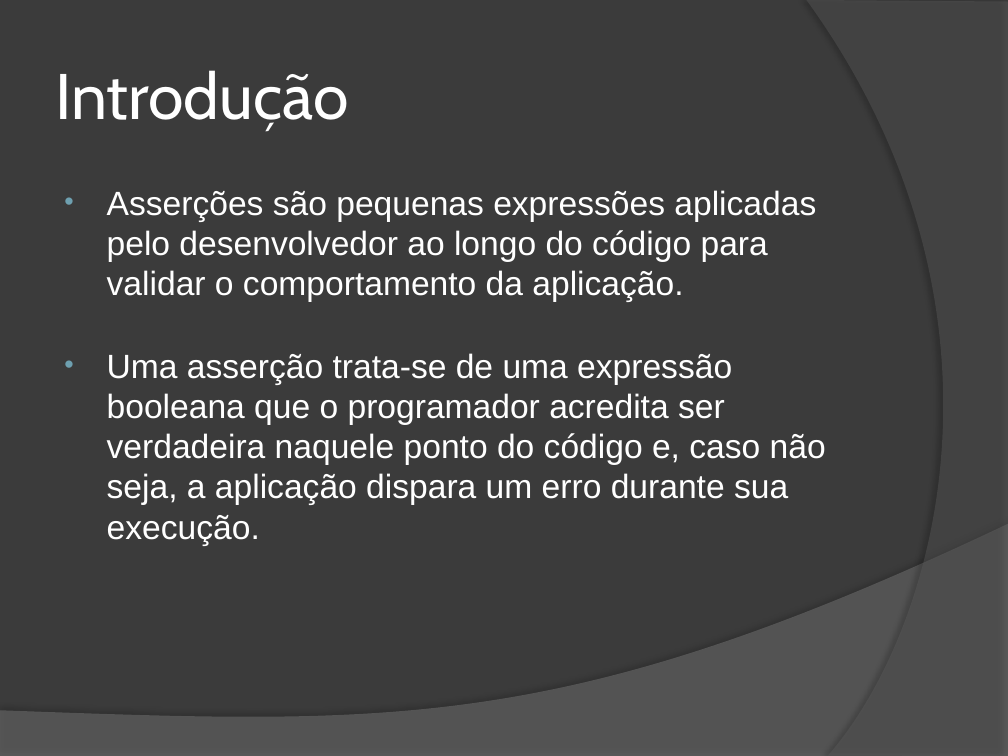
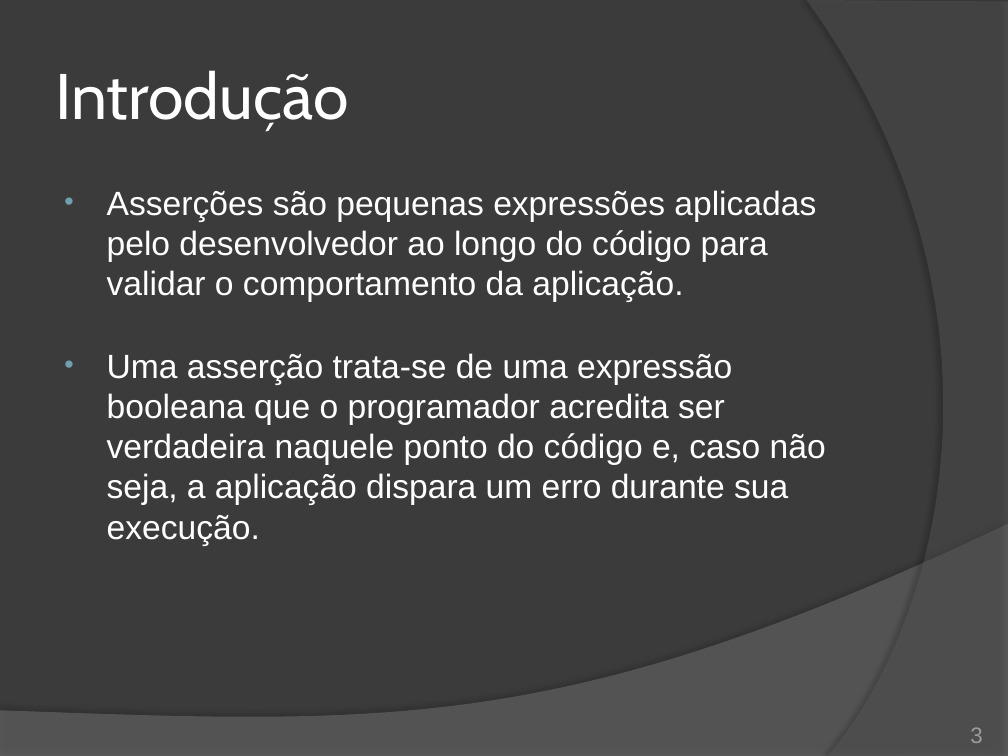
Before and after one commit to duchesqui/slzvieira-training, a slide deck: slide 3 of 2-Java-Programmer-Modulo-II/13.Capitulo07.pptx. Drawn at 1008x756 pixels with LibreOffice and Linux fonts; fonts in the diff are those of the drawing. Boxes give left, top, right and bottom in pixels: in the first picture for what was removed or moved away, otherwise in the second. Text is boxed around its words. In the diff, an @@ line names an element or a change of style, - is before the commit and + after.

```diff
--- a/2-Java-Programmer-Modulo-II/13.Capitulo07.pptx
+++ b/2-Java-Programmer-Modulo-II/13.Capitulo07.pptx
@@ page number added at (970, 727, 982, 743), 16 pt, text #9D9B9A @@
+3
```
Also in this commit, not shown: 3 other slides changed, 7 slides added, 2 slides removed, 2 other files.
